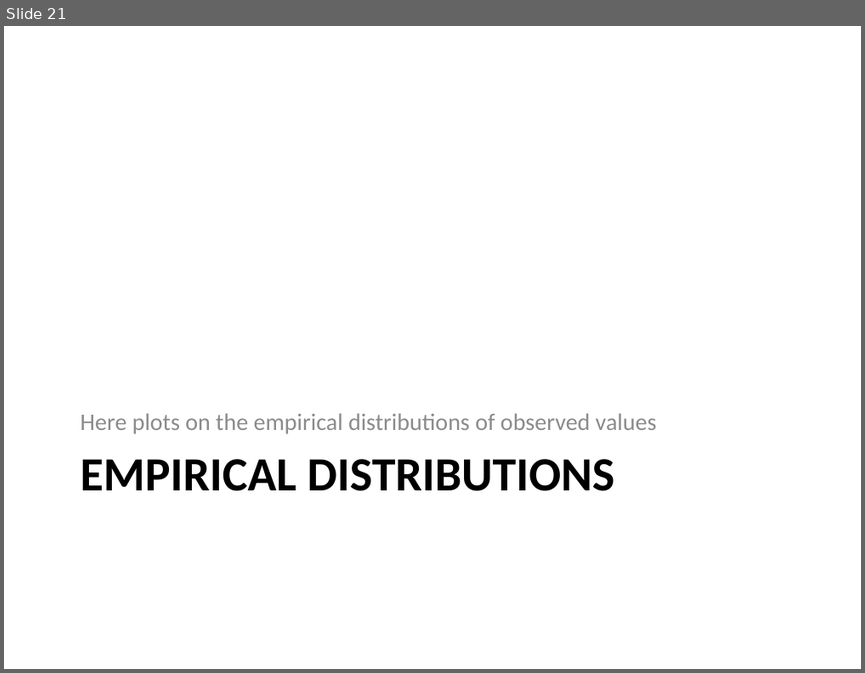
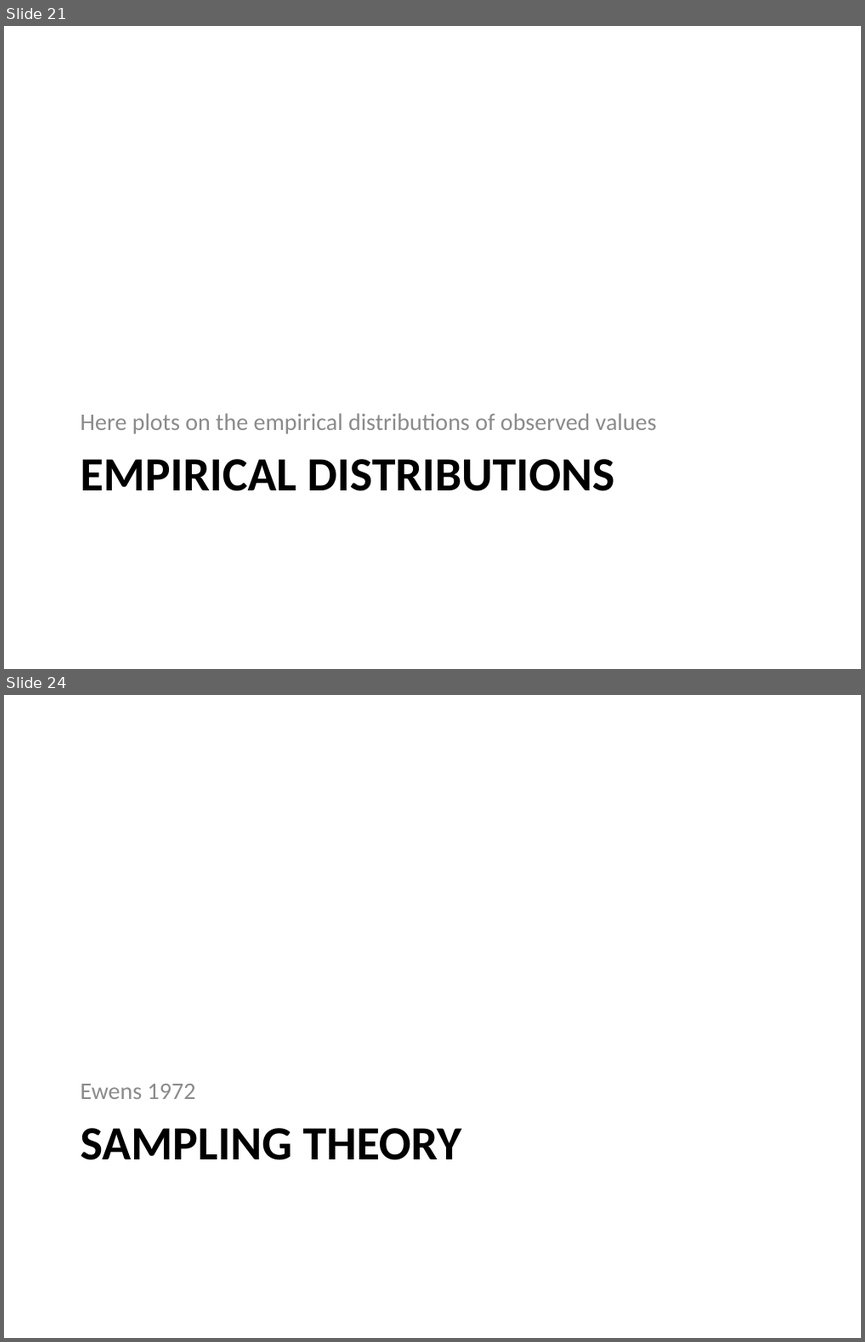
Before and after one commit to WaresLab/QuBar, a slide deck: Thoughts and plots.pptx. Shown one above the other, each under a label of ours: slide 21 before the commit, slides 21 and 24 after it; the slides between them are not shown. The pictures are 865x673 and 865x1342 pixels, drawn with LibreOffice and Linux fonts; fonts in the diff are those of the drawing. Boxes give left, top, right and bottom in pixels: in the first picture for what was removed or moved away, otherwise in the second. Text is boxed around its words. In the diff, an @@ line names an element or a change of style, - is before the commit and + after.

Commit message:
working in sampling theory plots and dataset

```diff
--- a/Thoughts and plots.pptx
+++ b/Thoughts and plots.pptx
@@ slide 24 added at (4,695,861,1338), background #FFFFFF @@
@@ text added at (80,1083,196,1099), 20 pt, text #8C8C8C @@
+Ewens 1972
@@ title added at (80,1128,462,1160), 40 pt, text #000000, bold @@
+SAMPLING THEORY
```
Also in this commit, not shown: 4 other slides added, 3 other files.
